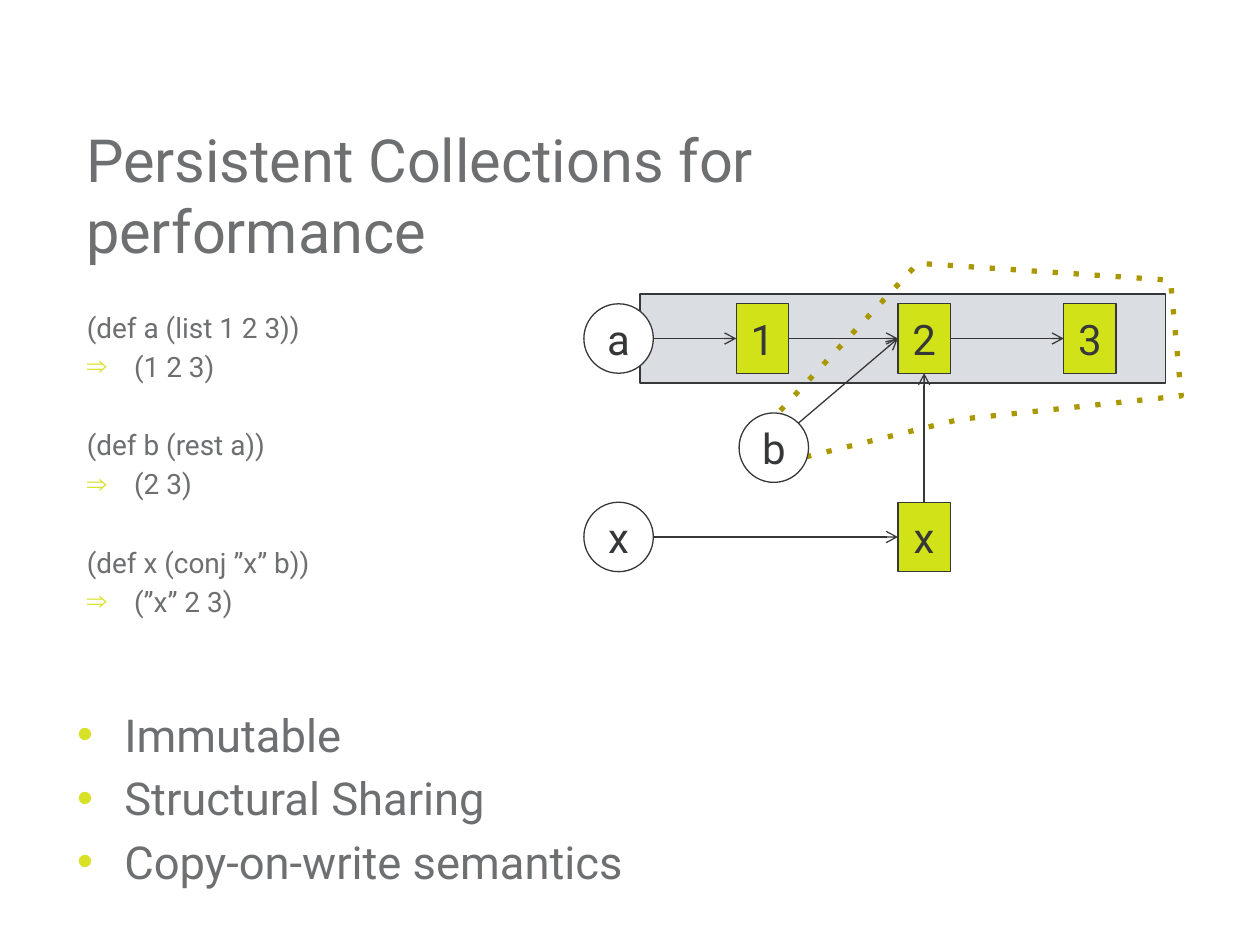
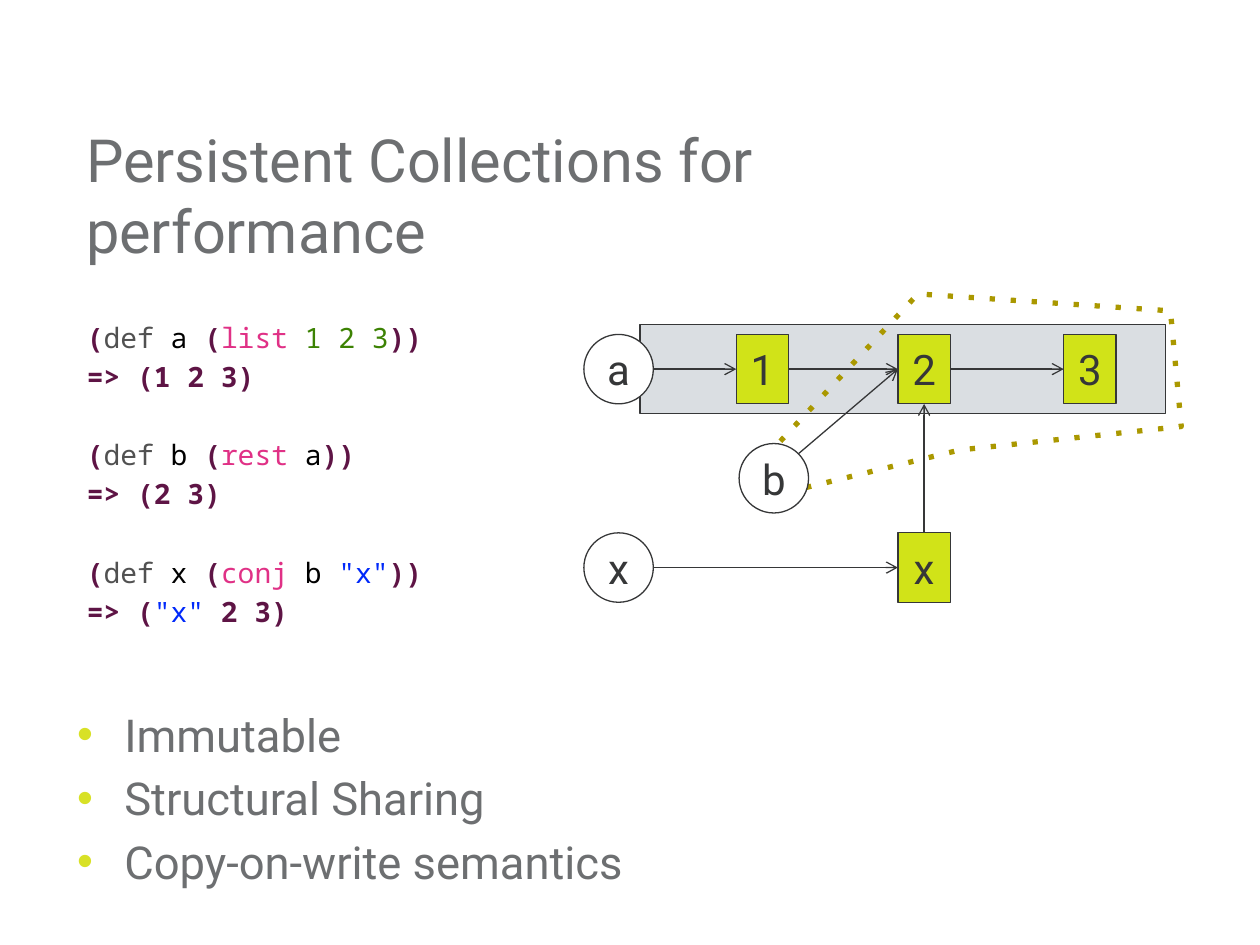
Before and after one commit to mjul/top-10-clojure-ndc-2011, a slide deck: slide 13 of Top Things to Learn From Clojure.pptx. Drawn at 1260x945 pixels with LibreOffice and Linux fonts; fonts in the diff are those of the drawing; background and template pictures are left out. Boxes give left, top, right and bottom in pixels: in the first picture for what was removed or moved away, otherwise in the second. Text is boxed around its words. In the diff, an @@ line names an element or a change of style, - is before the commit and + after.

Commit message:
Syntax highlighted code for persistent collections.

```diff
--- a/Top Things to Learn From Clojure.pptx
+++ b/Top Things to Learn From Clojure.pptx
@@ text "(def a (list 1 2 ...": place and size @@
-text "(def a (list 1 2 ..." at (87, 316, 309, 618)
+text "(def a (list 1 2 ..." at (87, 326, 422, 627)
@@ text at (87, 326, 422, 470): font Roboto to Noto Sans Mono in "(def a (list 1 2 3))", "(def b (rest a))"; text colour #6D6F71 to #5E1445, bold on in "(def (list 3))", "(def (rest a))"; text colour #6D6F71 to #515151 in "(def", "(def"; text colour #6D6F71 to #000000 in "a", "b a))"; text colour #6D6F71 to #E03186 in "(list", "(rest"; text colour #6D6F71 to #3C8203 in "1 2 3))" @@
@@ text at (137, 366, 255, 392): text changed; font Roboto to Noto Sans Mono; text colour #6D6F71 to #5E1445; bold on @@
-⇒ (1 2 3)
+=> (1 2 3)
@@ 6 arrows, 5 rectangles, 3 ellipses, 1 freeform shape: place and size @@
-6 arrows, 5 rectangles, 3 ellipses, 1 freeform shape at (583, 263, 1182, 572)
+6 arrows, 5 rectangles, 3 ellipses, 1 freeform shape at (583, 294, 1182, 602)
@@ text at (87, 483, 422, 627): text changed; font Roboto to Noto Sans Mono; text colour #6D6F71 to #5E1445; bold on @@
-⇒ (2 3)
-(def x (conj ”x” b))
-⇒ (”x” 2 3)
+=> (2 3)
+(def x (conj b "x"))
+=> ("x" 2 3)
```
Also in this commit, not shown: 1 other slide changed, 2 other files.
